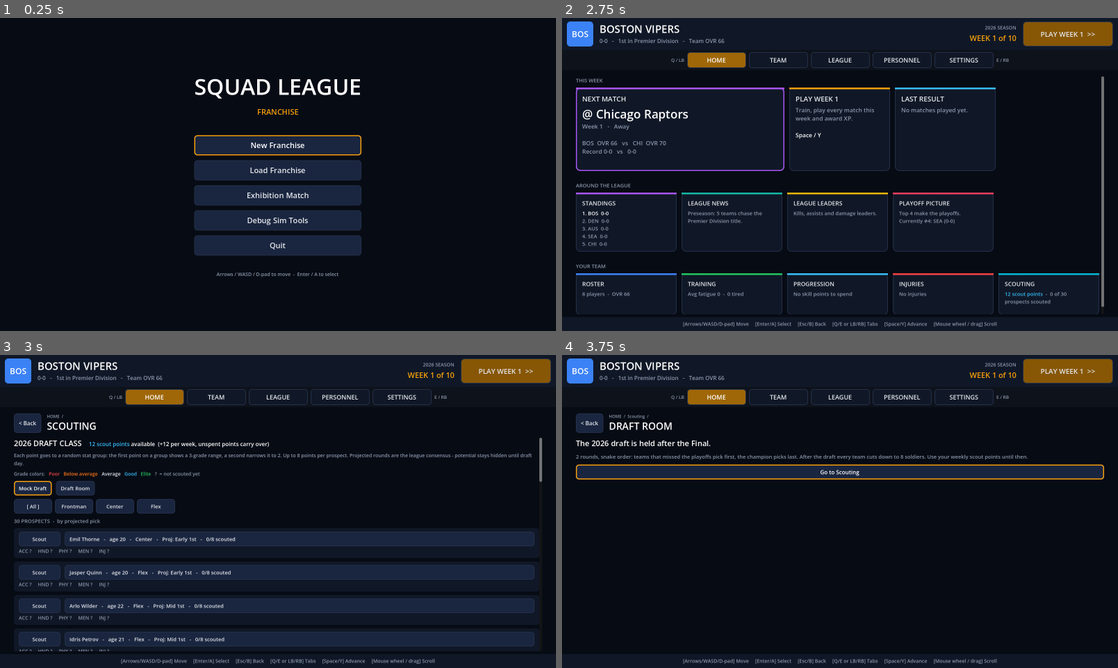
Above: before the commit, frames 1-4 (two rows, left to right).
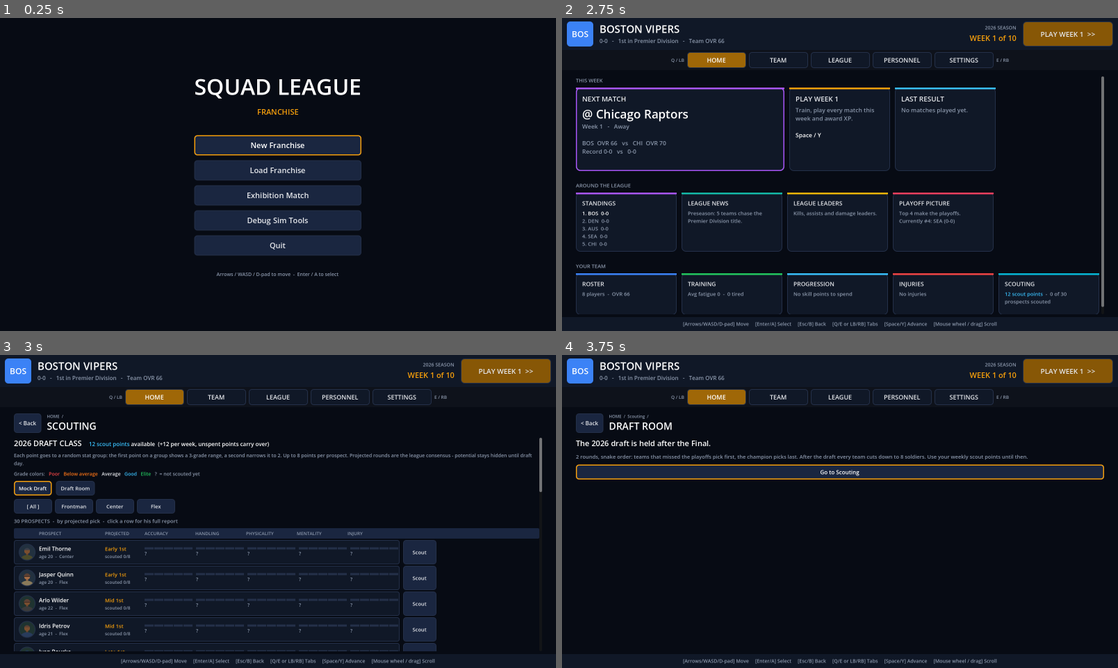
Above: after the commit, the same moments.

Repository: ncpawlak/SquadGame
Game: Godot game, scene res://scenes/franchise.tscn
Two runs of this game, one before a commit and one after it. Both use one fixed random seed, a clock stepped at 60 frames per second and the inputs below.
Inputs (mouse positions are in pixels of both pictures, inside the frame that each line leads up to):
- Up to frame 1 (0.25 s): no input
- Up to frame 2 (2.75 s): click "New Franchise" at 0.5 s; click "Reroll League" at 1.25 s; click (628, 118) at 2.02 s
- Up to frame 3 (3 s): click (489, 630) at 2.75 s
- Up to frame 4 (3.75 s): click "Draft Room" at 3.5 s

Frames 1-2 are identical in both runs. In frame 3, 18% of the frame differs, in the area x 2-98%, y 40-95%; in frame 4, nothing differs.

Commit message:
Scouting table: portraits, stat-group columns with grade bars
Co-authored-by: Copilot App <223556219+Copilot@users.noreply.github.com>

Diff:
--- a/scripts/ui/franchise/franchise_pages.gd
+++ b/scripts/ui/franchise/franchise_pages.gd
@@ -762,29 +762,9 @@
 # --- scouting & draft --------------------------------------------------------------
 
 const TIER_COLORS := [Color("#ef4444"), Color("#f97316"), Color("#e5e7eb"), Color("#38bdf8"), Color("#22c55e")]
-const GROUP_ABBREV := {Stats.ACCURACY: "ACC", Stats.HANDLING: "HND", Stats.PHYSICALITY: "PHY", Stats.MENTALITY: "MEN", Stats.DURABILITY: "INJ"}
 
 ## Position filter shared by the scouting list and the draft room (-1 = all).
 var role_filter := -1
-
-
-## A scouted window with each end in its own grade color, e.g. blue "Athletic" - green "Freak Athlete".
-func _window_bbcode(g: StringName, w: Variant) -> String:
-	if w == null:
-		return "[color=%s]?[/color]" % UiKit.hex(UiKit.MUTED)
-	var v: Vector2i = w
-	var lo := "[color=%s]%s[/color]" % [UiKit.hex(TIER_COLORS[v.x]), UiKit.esc(Draft.tier_name(g, v.x))]
-	if v.x == v.y:
-		return lo
-	return lo + "[color=#8b97ab] - [/color][color=%s]%s[/color]" % [UiKit.hex(TIER_COLORS[v.y]), UiKit.esc(Draft.tier_name(g, v.y))]
-
-
-## "ACC Steady Aim - Sharpshooter   HND ?   ..." for a prospect's scouted windows.
-func _windows_bbcode(p: Prospect) -> String:
-	var parts: PackedStringArray = []
-	for g in Stats.GROUP_ORDER:
-		parts.append("[color=#8b97ab]%s[/color] %s" % [GROUP_ABBREV[g], _window_bbcode(g, p.reveals.get(g))])
-	return "     ".join(parts)
 
 
 func _filter_row(title: String, rebuild: Callable) -> HBoxContainer:
@@ -808,31 +788,112 @@
 	return out
 
 
-## One prospect: an action button, a name button (opens the scouting report) and the
-## scouted grade windows underneath.
+## Prospect table layout (shared by Scouting and the Draft Room): portrait, name/age/pos,
+## projection, one column per stat group, then the action button.
+const PCOL_PORTRAIT := 48
+const PCOL_NAME := 180
+const PCOL_PROJ := 104
+const PCOL_GROUP := 136
+const PCOL_ACTION := 96
+const PCOL_SEP := 10
+
+
+func _prospect_header() -> Control:
+	var panel := PanelContainer.new()
+	var sb := UiKit.flat(UiKit.PANEL_HI, 4)
+	sb.content_margin_top = 6
+	sb.content_margin_bottom = 6
+	panel.add_theme_stylebox_override("panel", sb)
+	var hb := _row(PCOL_SEP)
+	var cols := [["", PCOL_PORTRAIT], ["PROSPECT", PCOL_NAME], ["PROJECTED", PCOL_PROJ]]
+	for g in Stats.GROUP_ORDER:
+		cols.append([Stats.GROUP_LABELS[g].to_upper(), PCOL_GROUP])
+	for c in cols:
+		var l := UiKit.label(c[0], 13, UiKit.MUTED)
+		l.custom_minimum_size.x = c[1]
+		l.clip_text = true
+		hb.add_child(l)
+	panel.add_child(hb)
+	return panel
+
+
+## One grade column: a 5-segment bar (lit where his true grade could be), then the low and
+## high grade names, each in its own color.
+func _grade_cell(g: StringName, w: Variant) -> Control:
+	var v := _vbox(2)
+	v.custom_minimum_size.x = PCOL_GROUP
+	v.mouse_filter = Control.MOUSE_FILTER_IGNORE
+	var bar := _row(2)
+	bar.mouse_filter = Control.MOUSE_FILTER_IGNORE
+	for t in Draft.TIER_COUNT:
+		var seg := ColorRect.new()
+		seg.custom_minimum_size = Vector2((PCOL_GROUP - 2 * (Draft.TIER_COUNT - 1)) / float(Draft.TIER_COUNT), 6)
+		var lit: bool = w != null and t >= (w as Vector2i).x and t <= (w as Vector2i).y
+		seg.color = TIER_COLORS[t] if lit else UiKit.LINE
+		seg.mouse_filter = Control.MOUSE_FILTER_IGNORE
+		bar.add_child(seg)
+	v.add_child(bar)
+	if w == null:
+		v.add_child(UiKit.label("?", 14, UiKit.MUTED))
+		return v
+	var wv: Vector2i = w
+	var hi := UiKit.label(Draft.tier_name(g, wv.y), 14, TIER_COLORS[wv.y])
+	hi.clip_text = true
+	v.add_child(hi)
+	if wv.x != wv.y:
+		var lo := UiKit.label(Draft.tier_name(g, wv.x), 14, TIER_COLORS[wv.x])
+		lo.clip_text = true
+		v.add_child(lo)
+	return v
+
+
+func _two_lines(top: String, top_color: Color, bottom: String, width: int, top_size := 16) -> Control:
+	var v := _vbox(2)
+	v.custom_minimum_size.x = width
+	v.size_flags_vertical = Control.SIZE_SHRINK_CENTER
+	v.mouse_filter = Control.MOUSE_FILTER_IGNORE
+	var a := UiKit.label(top, top_size, top_color)
+	a.clip_text = true
+	v.add_child(a)
+	var b := UiKit.label(bottom, 13, UiKit.MUTED)
+	b.clip_text = true
+	v.add_child(b)
+	return v
+
+
+## One prospect row: the row itself opens the scouting report; the action button sits at the end.
 func _prospect_row(p: Prospect, action_text: String, action_enabled: bool, action: Callable) -> Control:
-	var panel := UiKit.panel(UiKit.PANEL, 8)
-	var box := _vbox(4)
-	panel.add_child(box)
-	var top := _row(12)
+	var row := _row(PCOL_SEP)
+	var info := Button.new()
+	UiKit.style_button(info, UiKit.PANEL, UiKit.ACCENT, 6)
+	info.custom_minimum_size = Vector2(PCOL_PORTRAIT + PCOL_NAME + PCOL_PROJ + PCOL_GROUP * Stats.GROUP_ORDER.size()
+		+ PCOL_SEP * (2 + Stats.GROUP_ORDER.size()) + 28, 70)
+	info.pressed.connect(func(): hub.open(p.soldier.full_name(), func(): return prospect(p)))
+	var hb := _row(PCOL_SEP)
+	hb.mouse_filter = Control.MOUSE_FILTER_IGNORE
+	hb.set_anchors_preset(Control.PRESET_FULL_RECT)
+	hb.offset_left = 14
+	hb.offset_right = -14
+	hb.offset_top = 6
+	hb.offset_bottom = -6
+	info.add_child(hb)
+	hb.add_child(Portrait.new(p.soldier.id, PCOL_PORTRAIT))
+	hb.add_child(_two_lines(p.soldier.full_name(), Color.WHITE,
+		"age %d  -  %s" % [p.soldier.age, Scheme.ROLE_NAMES[p.listed_role]], PCOL_NAME))
+	var status := "scouted %d/%d" % [p.points, Draft.MAX_POINTS_PER_PROSPECT]
+	if not p.is_available():
+		status = "pick %d - %s" % [p.pick_number, p.drafted_by.abbrev]
+	hb.add_child(_two_lines(Draft.projection_text(p.projected_rank), UiKit.ACCENT, status, PCOL_PROJ, 15))
+	for g in Stats.GROUP_ORDER:
+		var cell := _grade_cell(g, p.reveals.get(g))
+		cell.size_flags_vertical = Control.SIZE_SHRINK_CENTER
+		hb.add_child(cell)
+	row.add_child(info)
 	var act := UiKit.button(action_text, action, 15)
-	act.custom_minimum_size.x = 120
+	act.custom_minimum_size = Vector2(PCOL_ACTION, 70)
 	act.disabled = not action_enabled
-	top.add_child(act)
-	var status := "%d/%d scouted" % [p.points, Draft.MAX_POINTS_PER_PROSPECT]
-	if not p.is_available():
-		status = "Pick %d - %s" % [p.pick_number, p.drafted_by.abbrev]
-	var info := UiKit.button("%s   -   age %d   -   %s   -   Proj: %s   -   %s" % [p.soldier.full_name(), p.soldier.age,
-		Scheme.ROLE_NAMES[p.listed_role], Draft.projection_text(p.projected_rank), status], func():
-			hub.open(p.soldier.full_name(), func(): return prospect(p)), 15)
-	info.alignment = HORIZONTAL_ALIGNMENT_LEFT
-	info.size_flags_horizontal = Control.SIZE_EXPAND_FILL
-	top.add_child(info)
-	box.add_child(top)
-	var grades := UiKit.rich(_windows_bbcode(p), 14)
-	grades.autowrap_mode = TextServer.AUTOWRAP_WORD_SMART
-	box.add_child(grades)
-	return panel
+	row.add_child(act)
+	return row
 
 
 func _scout_and_toast(p: Prospect) -> void:
@@ -873,12 +934,15 @@
 	v.add_child(nav)
 	v.add_child(_filter_row("Scouting", scouting))
 	var list := _by_projection(_filtered(d.prospects))
-	v.add_child(_section("%d PROSPECTS  -  by projected pick" % list.size()))
+	v.add_child(_section("%d PROSPECTS  -  by projected pick  -  click a row for his full report" % list.size()))
+	var rows := _vbox(4)
+	rows.add_child(_prospect_header())
 	for p in list:
 		var prospect_ref := p
-		v.add_child(_prospect_row(p, "Scout", d.can_scout(p), func():
+		rows.add_child(_prospect_row(p, "Scout", d.can_scout(p), func():
 			_scout_and_toast(prospect_ref)
 			hub.replace("Scouting", scouting)))
+	v.add_child(rows)
 	return v
 
 
@@ -974,13 +1038,16 @@
 			v.add_child(_filter_row("Draft Room", draft_room))
 			var avail := _by_projection(_filtered(d.available()))
 			v.add_child(_section("AVAILABLE PROSPECTS  -  by projected pick"))
+			var rows := _vbox(4)
+			rows.add_child(_prospect_header())
 			for p in avail:
 				var pick := p
-				v.add_child(_prospect_row(p, "Draft", true, func():
+				rows.add_child(_prospect_row(p, "Draft", true, func():
 					d.make_pick(pick)
 					hub.app.toast("You select %s (%s)." % [pick.soldier.full_name(), Scheme.ROLE_NAMES[pick.listed_role]])
 					_after_pick()
 					refresh.call()))
+			v.add_child(rows)
 	elif user.is_over_roster_limit():
 		var over := user.roster.size() - Team.ROSTER_SIZE
 		v.add_child(UiKit.rich("[font_size=24][color=#ef4444]ROSTER CUTS[/color][/font_size]   Release %d more soldier%s to get down to %d." % [
--- /dev/null
+++ b/scripts/ui/franchise/portrait.gd
@@ -0,0 +1,61 @@
+class_name Portrait
+extends Control
+## Placeholder profile picture: a circle with a head-and-shoulders silhouette whose skin,
+## headgear and uniform are picked deterministically from the soldier id.
+
+const SKIN := [Color("#f1c9a5"), Color("#e0ac85"), Color("#c68d63"), Color("#a46c45"), Color("#7a4e2f"), Color("#553522")]
+const HEADGEAR := [Color("#4b5320"), Color("#2b2b2b"), Color("#6b5b3e"), Color("#3a3f4a"), Color("#1f3a5f"), Color("#5c4033"), Color("#c2a878")]
+const UNIFORM := [Color("#556b2f"), Color("#3b3b3b"), Color("#8a7a5a"), Color("#2f4f4f"), Color("#283b5b"), Color("#4a4a2a")]
+const BACKDROP := [Color("#1e293b"), Color("#22313f"), Color("#2a2438"), Color("#1f3330"), Color("#33291f")]
+
+var _skin: Color
+var _gear: Color
+var _uniform: Color
+var _bg: Color
+var _ring: Color
+var _helmet: bool
+
+
+func _init(id: int, diameter := 48, ring := UiKit.LINE) -> void:
+	var rng := RandomNumberGenerator.new()
+	rng.seed = hash(id * 7919 + 17)
+	_skin = SKIN[rng.randi_range(0, SKIN.size() - 1)]
+	_gear = HEADGEAR[rng.randi_range(0, HEADGEAR.size() - 1)]
+	_uniform = UNIFORM[rng.randi_range(0, UNIFORM.size() - 1)]
+	_bg = BACKDROP[rng.randi_range(0, BACKDROP.size() - 1)]
+	_helmet = rng.randf() < 0.6
+	_ring = ring
+	custom_minimum_size = Vector2(diameter, diameter)
+	size_flags_vertical = Control.SIZE_SHRINK_CENTER
+	mouse_filter = Control.MOUSE_FILTER_IGNORE
+
+
+func _draw() -> void:
+	var d: float = minf(size.x, size.y)
+	var r := d / 2.0
+	var c := Vector2(size.x / 2.0, size.y / 2.0)
+	var clip := _ellipse(c, Vector2(r, r) * 0.97)
+	draw_circle(c, r, _bg)
+	var head := c + Vector2(0, -r * 0.14)
+	draw_rect(Rect2(head.x - r * 0.14, head.y, r * 0.28, r * 0.6), _skin.darkened(0.15))
+	# Shoulders: a wide ellipse at the bottom, clipped to the circle.
+	for poly in Geometry2D.intersect_polygons(clip, _ellipse(c + Vector2(0, r * 0.92), Vector2(r * 0.8, r * 0.58))):
+		draw_colored_polygon(poly, _uniform)
+	draw_circle(head, r * 0.34, _skin)
+	# Helmet or hair: the top part of a slightly larger circle around the head.
+	var cap_r := r * (0.4 if _helmet else 0.36)
+	var cap_cut := head.y - r * (0.02 if _helmet else 0.12)
+	var above := PackedVector2Array([Vector2(0, 0), Vector2(size.x, 0), Vector2(size.x, cap_cut), Vector2(0, cap_cut)])
+	for poly in Geometry2D.intersect_polygons(_ellipse(head, Vector2(cap_r, cap_r)), above):
+		draw_colored_polygon(poly, _gear)
+	if _helmet:
+		draw_line(Vector2(head.x - cap_r, cap_cut), Vector2(head.x + cap_r, cap_cut), _gear.darkened(0.3), maxf(1.5, r * 0.06))
+	draw_arc(c, r - 1.0, 0.0, TAU, 48, _ring, 2.0, true)
+
+
+static func _ellipse(center: Vector2, radii: Vector2, points := 40) -> PackedVector2Array:
+	var out := PackedVector2Array()
+	for i in points:
+		var a := TAU * i / points
+		out.append(center + Vector2(cos(a) * radii.x, sin(a) * radii.y))
+	return out
Not shown, added: scripts/ui/franchise/portrait.gd.uid
Not shown, changed: README.md
